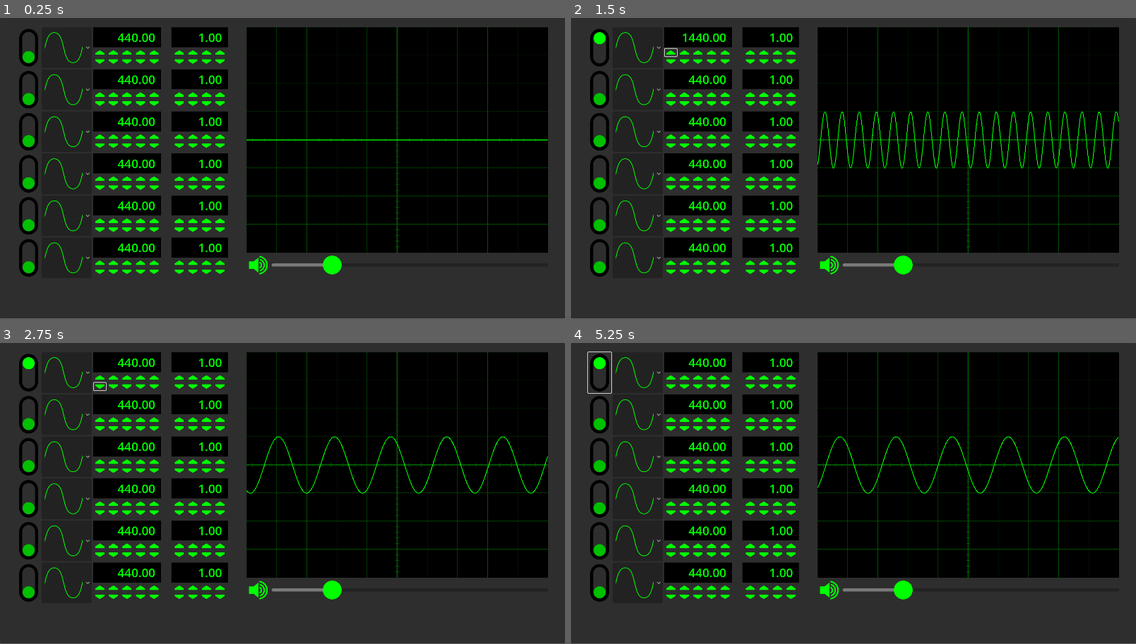
Above: before the commit, frames 1-4 (two rows, left to right).
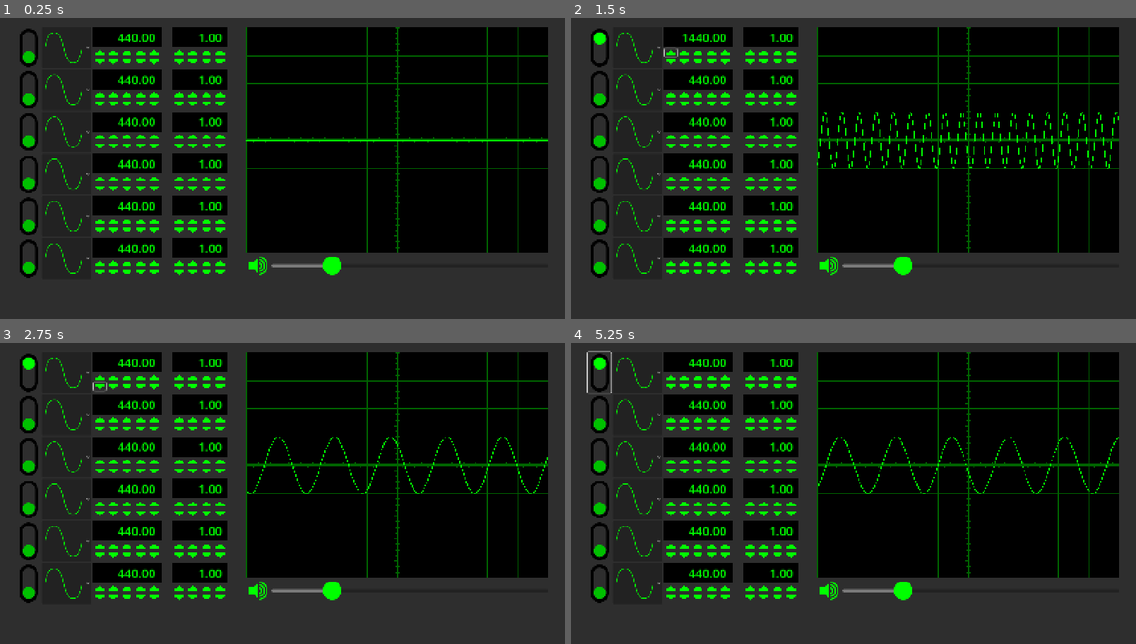
Above: after the commit, the same moments.

Repository: rsandfield/audio_generator
Game: Godot game, scene res://scenes/main.tscn
Same seed, same stepped clock (60 frames per second), same inputs: the game is played once before the commit and once after it.
Inputs (mouse positions are in pixels of both pictures, inside the frame that each line leads up to):
- Up to frame 1 (0.25 s): no input
- Up to frame 2 (1.5 s): click (599, 48) at 0.52 s; click (672, 51) at 1.27 s
- Up to frame 3 (2.75 s): click (101, 385) at 2.02 s
- Up to frame 4 (5.25 s): click (599, 373) at 2.77 s; click (672, 376) at 3.52 s; click (672, 385) at 4.27 s; click (599, 373) at 5.02 s
In our replay, the window is 800x426 before the commit and 800x427 after it. These sizes can differ from the game's own. Grey fills any space a smaller window leaves; there, only what the larger window draws over its background counts as a difference.

The runs differ from the first frame. In frame 1, 5.8% of the frame differs, in the area x 3-97%, y 3-87%; in frame 2, 6.7%; in frame 3, 6.0%; in frame 4, 6.1%.

Commit message:
Update project display mode to strech

Diff:
--- a/project.godot
+++ b/project.godot
@@ -19,6 +19,7 @@
 
 window/size/viewport_width=1500
 window/size/viewport_height=800
+window/stretch/mode="canvas_items"
 
 [dotnet]
 
--- a/scenes/main.tscn
+++ b/scenes/main.tscn
@@ -11,6 +11,26 @@
 [ext_resource type="Texture2D" uid="uid://dggnwqxkvsc5y" path="res://scenes/ui/synth/circle_dark.svg" id="8_ya4ey"]
 
 [sub_resource type="Resource" id="Resource_ya4ey"]
+script = ExtResource("4_f8067")
+metadata/_custom_type_script = "uid://31w1u0qmeyl5"
+
+[sub_resource type="Resource" id="Resource_85g3d"]
+script = ExtResource("4_f8067")
+metadata/_custom_type_script = "uid://31w1u0qmeyl5"
+
+[sub_resource type="Resource" id="Resource_choun"]
+script = ExtResource("4_f8067")
+metadata/_custom_type_script = "uid://31w1u0qmeyl5"
+
+[sub_resource type="Resource" id="Resource_eb6dy"]
+script = ExtResource("4_f8067")
+metadata/_custom_type_script = "uid://31w1u0qmeyl5"
+
+[sub_resource type="Resource" id="Resource_trceg"]
+script = ExtResource("4_f8067")
+metadata/_custom_type_script = "uid://31w1u0qmeyl5"
+
+[sub_resource type="Resource" id="Resource_a8y0u"]
 script = ExtResource("4_f8067")
 metadata/_custom_type_script = "uid://31w1u0qmeyl5"
 
@@ -50,27 +70,27 @@
 
 [node name="Signal1" parent="CanvasLayer/PanelContainer/MarginContainer/Columns/Signals" instance=ExtResource("4_choun")]
 layout_mode = 2
-wave = SubResource("Resource_ya4ey")
+wave = SubResource("Resource_85g3d")
 active = true
 
 [node name="Signal2" parent="CanvasLayer/PanelContainer/MarginContainer/Columns/Signals" instance=ExtResource("4_choun")]
 layout_mode = 2
-wave = SubResource("Resource_ya4ey")
+wave = SubResource("Resource_choun")
 active = true
 
 [node name="Signal3" parent="CanvasLayer/PanelContainer/MarginContainer/Columns/Signals" instance=ExtResource("4_choun")]
 layout_mode = 2
-wave = SubResource("Resource_ya4ey")
+wave = SubResource("Resource_eb6dy")
 active = true
 
 [node name="Signal4" parent="CanvasLayer/PanelContainer/MarginContainer/Columns/Signals" instance=ExtResource("4_choun")]
 layout_mode = 2
-wave = SubResource("Resource_ya4ey")
+wave = SubResource("Resource_trceg")
 active = true
 
 [node name="Signal5" parent="CanvasLayer/PanelContainer/MarginContainer/Columns/Signals" instance=ExtResource("4_choun")]
 layout_mode = 2
-wave = SubResource("Resource_ya4ey")
+wave = SubResource("Resource_a8y0u")
 active = true
 
 [node name="Display" type="VBoxContainer" parent="CanvasLayer/PanelContainer/MarginContainer/Columns"]
--- a/scenes/ui/synth/visualizer.gd
+++ b/scenes/ui/synth/visualizer.gd
@@ -9,65 +9,65 @@
 
 
 func _process(delta: float):
-	phase += delta * 10
-	queue_redraw()
+    phase += delta * 10
+    queue_redraw()
 
 
 func vertical_adjust(value: float) -> float:
-	return size.y * (value * 0.125 + 0.5)
+    return size.y * (value * 0.125 + 0.5)
 
 
 func _draw():
-	for i in range(increments.x):
-		var increment = i / float(increments.x)
-		var thickness = 1
-		if i == increments.x * 0.5:
-			thickness = 3
-		draw_line(
-			Vector2(size.x * increment, 0),
-			Vector2(size.x * increment, size.y),
-			Color.DARK_GREEN,
-			thickness
-		)
+    for i in range(increments.x):
+        var increment = i / float(increments.x)
+        var thickness = 1.0 / get_viewport().get_final_transform().x.length()
+        if i == increments.x * 0.5:
+            thickness *= 3
+        draw_line(
+            Vector2(size.x * increment, 0),
+            Vector2(size.x * increment, size.y),
+            Color.DARK_GREEN,
+            thickness
+        )
 
-	for i in range(increments.x * 5):
-		var increment = i / float(increments.x * 5)
-		var mid = size.y * 0.5
-		draw_line(
-			Vector2(size.x * increment, mid - 5),
-			Vector2(size.x * increment, mid + 5),
-			Color.DARK_GREEN
-		)
+    for i in range(increments.x * 5):
+        var increment = i / float(increments.x * 5)
+        var mid = size.y * 0.5
+        draw_line(
+            Vector2(size.x * increment, mid - 5),
+            Vector2(size.x * increment, mid + 5),
+            Color.DARK_GREEN
+        )
 
-	for i in range(increments.y):
-		var increment = i / float(increments.y)
-		var thickness = 1
-		if i == increments.y * 0.5:
-			thickness = 3
-		draw_line(
-			Vector2(0, size.y * increment),
-			Vector2(size.x, size.y * increment),
-			Color.DARK_GREEN,
-			thickness
-		)
+    for i in range(increments.y):
+        var increment = i / float(increments.y)
+        var thickness = 1.0 / get_viewport().get_final_transform().y.length()
+        if i == increments.y * 0.5:
+            thickness *= 3
+        draw_line(
+            Vector2(0, size.y * increment),
+            Vector2(size.x, size.y * increment),
+            Color.DARK_GREEN,
+            thickness
+        )
 
-	for i in range(increments.y * 5):
-		var increment = i / float(increments.y * 5)
-		var mid = size.x * 0.5
-		draw_line(
-			Vector2(mid - 5, size.y * increment),
-			Vector2(mid + 5, size.y * increment),
-			Color.DARK_GREEN
-		)
+    for i in range(increments.y * 5):
+        var increment = i / float(increments.y * 5)
+        var mid = size.x * 0.5
+        draw_line(
+            Vector2(mid - 5, size.y * increment),
+            Vector2(mid + 5, size.y * increment),
+            Color.DARK_GREEN
+        )
 
-	if !wave:
-		return
-	var accumulated_frames = wave.get_buffer(int(size.x), 2 ** 16, phase)
+    if !wave:
+        return
+    var accumulated_frames = wave.get_buffer(int(size.x), 2 ** 16, phase)
 
-	for i in range(len(accumulated_frames) - 1):
-		draw_line(
-			Vector2(i, vertical_adjust(accumulated_frames[i])),
-			Vector2(i + 1, vertical_adjust(accumulated_frames[i + 1])),
-			Color.GREEN,
-			2,
-		)
+    for i in range(len(accumulated_frames) - 1):
+        draw_line(
+            Vector2(i, vertical_adjust(accumulated_frames[i])),
+            Vector2(i + 1, vertical_adjust(accumulated_frames[i + 1])),
+            Color.GREEN,
+            2,
+        )
Not shown: 1 places in scenes/main.tscn that only renumber resources
